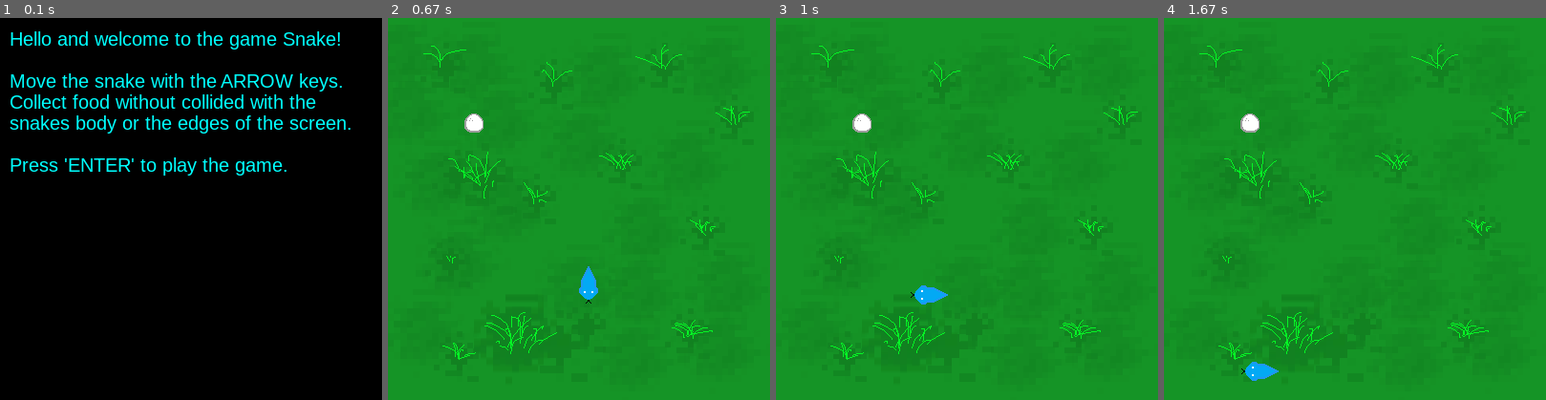
Above: before the commit, frames 1-4 (left to right).
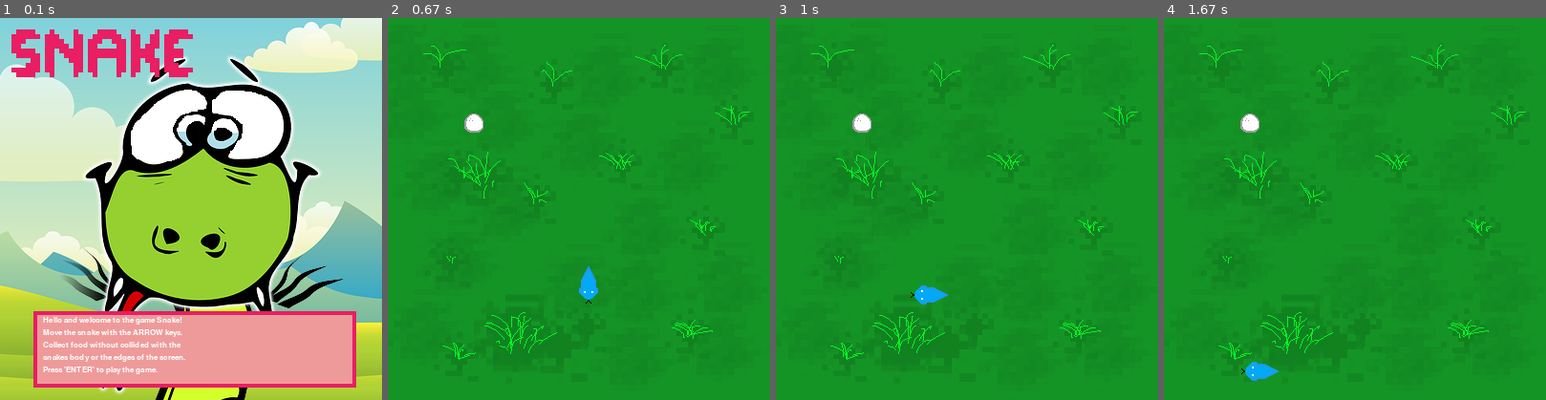
Above: after the commit, the same moments.

Repository: Moontok/Pygame_Practice
Game: pygame game, started from Snake_Pygame/snake_main.py
Same seed, same stepped clock (60 frames per second), same inputs: the game is played once before the commit and once after it.
Inputs:
- Up to frame 1 (0.1 s): no input
- Up to frame 2 (0.67 s): tap Enter at 0.33 s
- Up to frame 3 (1 s): hold Left from 0.67 s (still down)
- Up to frame 4 (1.67 s): release Left at 1.2 s; hold Down 1.23-1.53 s; hold Left from 1.57 s (still down)

The runs differ from the first frame. In frame 1, 93% of the frame differs, in the area x 0-100%, y 0-100%; in frame 2, nothing differs; in frame 3, nothing differs; in frame 4, nothing differs.

Commit message:
Added new menu graphics.

Diff:
--- a/Snake_Pygame/snake_main.py
+++ b/Snake_Pygame/snake_main.py
@@ -15,7 +15,7 @@
 
     # Music
     pg.mixer.music.load("audio/tranquil.ogg")
-    pg.mixer.music.set_volume(.2)
+    pg.mixer.music.set_volume(.1)
     pg.mixer.music.play(-1)
 
     # Game Running Loop
@@ -29,6 +29,8 @@
 def menu_loop(screen, game_manager):
     """ Loop that is executed when game is started or after the game over screen. """
 
+    main_menu = pg.image.load("images/main_menu.png")
+
     while game_manager.in_main_menu:
         for event in pg.event.get():
             if event.type == pg.QUIT:
@@ -38,18 +40,17 @@
                 game_manager.in_main_menu = False
                 game_manager.playing_game = True
 
-        screen.fill(pg.Color("black"))
+        screen.blit(main_menu, (0, 0))
+
 
         text_to_be_displayed = [
             "Hello and welcome to the game Snake!",
-            "",
             "Move the snake with the ARROW keys.",
             "Collect food without collided with the",
             "snakes body or the edges of the screen.",
-            "",
             "Press 'ENTER' to play the game."
         ]
-        display_text(text_to_be_displayed, game_manager, screen, pg.Color("cyan"))
+        display_text(text_to_be_displayed, game_manager, screen, pg.Color("white"), (45, 312))
 
         pg.display.update()
 
@@ -98,6 +99,7 @@
 
 def game_over_loop(screen, game_manager):
     """ Loop for the game over screen. """
+    game_over_menu = pg.image.load("images/game_over.png")
 
     while game_manager.game_over_screen:
         for event in pg.event.get():
@@ -108,21 +110,21 @@
                 game_manager.game_over_screen = False
                 game_manager.in_main_menu = True
 
-        screen.fill(pg.Color("black"))
+        screen.blit(game_over_menu, (0, 0))
 
-        text_to_be_displayed = ["GAME OVER!", "Press 'ENTER' to go to the main menu."]
-        display_text(text_to_be_displayed, game_manager, screen, pg.Color("red"))
+        text_to_be_displayed = ["", "GAME OVER! Thanks for playing!", "Press 'ENTER' to go to the main menu."]
+        display_text(text_to_be_displayed, game_manager, screen, pg.Color("white"), (45, 312))
 
         pg.display.update()
 
 
-def display_text(lines_of_text, game_manager, screen, color):
+def display_text(lines_of_text, game_manager, screen, color, position):
     """ Displays a list text to the screen. """
 
-    button_font = pg.font.SysFont("Arial", 20)
+    button_font = pg.font.SysFont("Console", 12)
     for line_number, line_text in enumerate(lines_of_text):
         text = button_font.render(line_text, True, color)
-        screen.blit(text, (10, 10 + line_number * 22, game_manager.window_width - 10, game_manager.window_width - 10))
+        screen.blit(text, (position[0], position[1] + line_number * 13, game_manager.window_width - 10, game_manager.window_width - 10))
 
 
 if __name__ == "__main__":
Binary file added: Snake_Pygame/images/game_over.png
Binary file added: Snake_Pygame/images/main_menu.png
